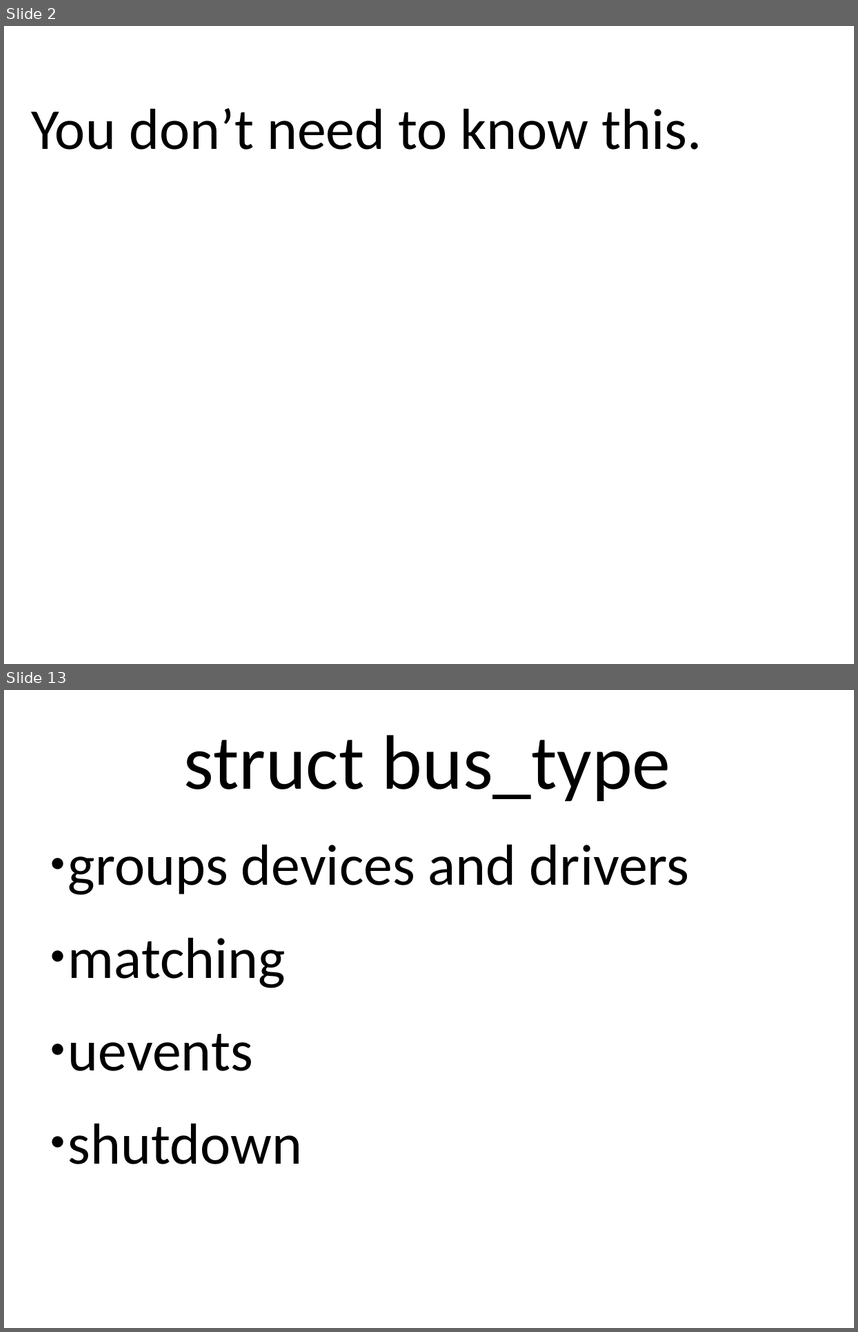
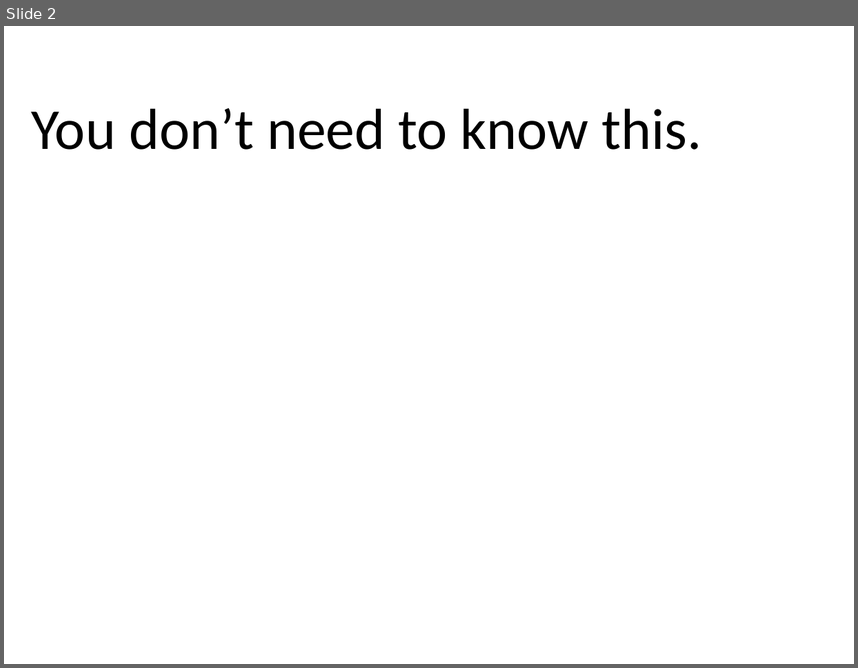
Before and after one commit to gregkh/presentation-driver-model, a slide deck: driver-model.odp. Shown one above the other, each under a label of ours: slides 2 and 13 before the commit, slide 2 after it; the slides between them are not shown. The pictures are 858x1332 and 858x668 pixels, drawn with LibreOffice and Linux fonts; fonts in the diff are those of the drawing. Boxes give left, top, right and bottom in pixels: in the first picture for what was removed or moved away, otherwise in the second. Text is boxed around its words. In the diff, an @@ line names an element or a change of style, - is before the commit and + after.

```diff
--- a/driver-model.odp
+++ b/driver-model.odp
@@ slide 13 removed at (x1=4, y1=690, x2=854, y2=1328), background #FFFFFF @@
@@ text removed at (x1=184, y1=735, x2=671, y2=801) @@
-struct bus_type
@@ text removed at (x1=68, y1=844, x2=690, y2=1164) @@
-● groups devices and drivers
-● matching
-● uevents
-● shutdown
```
Also in this commit, not shown: 4 slides changed, 10 slides added, 9 other slides removed.
